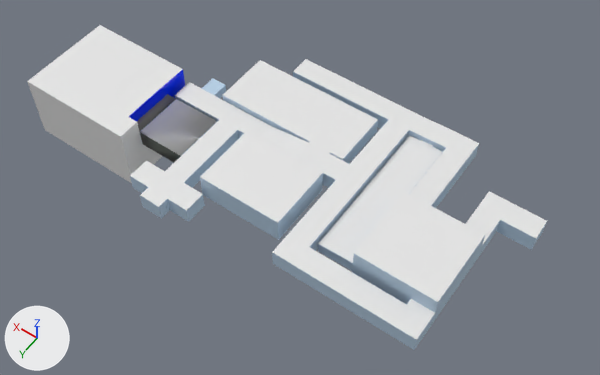
The FBX model Assets/Meshes/LVL1.0/LVL1.0.fbx, before and after one commit.
One viewpoint serves both versions: a 50 mm lens placed at (-72.6, 72.8, 108.2), pointed at (-21.9, 1.8, -3.4). Lighting does not change. The marker at lower left points along +X, +Y and +Z. Where no turn or scale is listed for an object, it has been applied to the vertices. Vertices at the same position are counted once.

Script lines for the objects in view, before the commit:
```python
me_cube = bpy.data.meshes.new('Cube')
me_cube.from_pydata(...)  # 300 vertices, 285 faces; spans x -60.0..26.2, y -18.2..22.0, z -7.0..7.1
me_cube.materials.append(mat_hallwaywalls)  # blue #bad2e7
me_cube.materials.append(mat_hallwayfloor)  # white #e7e7e7
me_cube.materials.append(mat_observationfloor)  # white #e7e7e7
me_cube.materials.append(mat_observationwalls)  # dark grey #4f554d
me_cube.materials.append(mat_observationceiling)  # white #e7e7e7
me_cube.materials.append(mat_hallwaycieling)  # white #e7e7e7
me_cube.materials.append(mat_doorframes)  # white #e7e7e7
me_cube.materials.append(mat_chamberwall1)  # blue #002aff
me_cube.materials.append(mat_chamberwall2)  # grey #707070
me_cube.materials.append(mat_chamberwall3)  # white #e7e7e7
me_cube.materials.append(mat_chamberfloor)  # grey #a3a3a3
me_cube.materials.append(mat_chambercieling)  # white #e7e7e7
# before: 94 (-5.0, 22.0, 3.1) at pixel (139, 195), 95 (-5.0, 22.0, 0.0) at pixel (142, 206), 96 (-9.0, 22.0, 3.1) at pixel (158, 206), 97 (-9.0, 22.0, 0.0) at pixel (161, 218)
ob_cube = bpy.data.objects.new('Cube', me_cube)
ob_cube.location = (0.0, 0.0, 0.0)
```
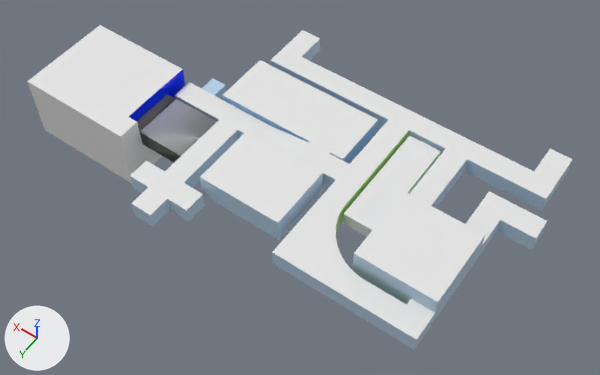
Boxes [x1, y1, x2, y2] around the edits, measured in the pictures (600 x 375 px; the box of a moved part takes in the faces that stretch with it):
'Cube', reshaped
    before: [27, 25, 547, 350]
    after: [27, 25, 573, 350]
part 1 of me_cube, moved or reshaped
    before: [140, 187, 170, 219]
    after: [131, 187, 170, 226]
part 2 of me_cube, built on
    before: [272, 59, 479, 335]
    after: [270, 30, 573, 335]
part 3 of me_cube, recoloured
    both: [223, 96, 378, 164]
part 4 of me_cube, recoloured (blue to green)
    both: [356, 131, 409, 198]

The change, as a diff of the scene's bpy script:
```diff
--- a/Assets/Meshes/LVL1.0/LVL1.0.fbx.py
+++ b/Assets/Meshes/LVL1.0/LVL1.0.fbx.py
@@ mat_rangeceiling @@
+mat_rangeceiling = principled_material('RangeCeiling')
+mat_rangeceiling.base_color = (0.8, 0.8, 0.8)  # white #e7e7e7
@@ mat_labwall @@
+mat_labwall = principled_material('LabWall')
+mat_labwall.base_color = (0.257, 0.485, 0.8)  # blue #8bb9e7
@@ mat_rangewallaccent @@
+mat_rangewallaccent = principled_material('RangeWallAccent')
+mat_rangewallaccent.base_color = (0.402, 0.799, 0.209)  # green #aae77e
@@ mat_rangefloor @@
+mat_rangefloor = principled_material('RangeFloor')
+mat_rangefloor.base_color = (0.8, 0.8, 0.8)  # white #e7e7e7
@@ mat_curvewall @@
+mat_curvewall = principled_material('CurveWall')
+mat_curvewall.base_color = (0.402, 0.799, 0.209)  # green #aae77e
@@ mat_rangewall @@
+mat_rangewall = principled_material('RangeWall')
+mat_rangewall.base_color = (0.8, 0.8, 0.8)  # white #e7e7e7
@@ me_cube @@
 # used by ob_cube; location = (0.0, 0.0, 0.0)
 # verts and faces of me_cube; kept vertices keep their numbers, new ones are numbered from 300
-me_cube.from_pydata(...)  # 300 vertices, 285 faces; spans x -60.0..26.2, y -18.2..22.0, z -7.0..7.1
+me_cube.from_pydata(...)  # 364 vertices, 358 faces; spans x -60.0..26.2, y -24.0..24.0, z -7.0..7.1
+# me_cube part 1
+for i in [*range(94, 98)]: verts[i] += (0.0, 2.0, 0.0)
+# me_cube part 2
+# 22 vertices are removed from x -44.0..-9.0, y -18.2..15.0, z 1.0..4.1
+# 35 faces are deleted
+# 4 vertices in x -40.0, y -18.2..-14.2, z 1.0..4.1 move by (0.0, 0.2, 0.0)
+# 4 vertices in x -37.7, y -18.1..-14.1, z 1.0..4.1 move by (0.2, 0.1, 0.0)
+# 4 vertices in x -35.3, y -18.1..-14.1, z 1.0..4.1 move by (-0.2, 0.1, 0.0)
+# 6 vertices move from x -37.7..-35.3, y -14.1..-13.9, z 1.0..3.1 to x -37.5..-35.5, y -14.0..-13.5, z 1.0..3.0
+# 54 vertices are added at x -58.0..-4.0, y -24.0..19.0, z 1.0..4.1
+# 6 new vertices lie (0.0, -6.0, 0.0) away from vertices in x -58.0..-29.0, y -18.0..15.0, z 1.0..4.1
+# 18 new vertices lie (0.0, 0.0, 3.1) away from vertices in x -42.5..-33.0, y 5.5..19.0, z 1.0
+# 10 new vertices lie (0.0, 20.0, 0.0) away from vertices in x -39.5..-33.5, y -13.9..-13.5, z 1.0..3.5
+# 27 new faces join them, mat_hallwayfloor (white #e7e7e7)
+# 20 new faces join them, mat_hallwaywalls (blue #bad2e7)
+# 18 new faces join them, mat_curvewall (green #aae77e)
+# 27 new faces join them, mat_hallwaycieling (white #e7e7e7)
+# 5 new faces join them, mat_rangewall (white #e7e7e7)
+# 5 new faces join them, mat_rangewallaccent (green #aae77e)
+# 3 new faces join them, mat_rangefloor (white #e7e7e7)
+# 3 new faces join them, mat_rangeceiling (white #e7e7e7)
+# me_cube part 3: 12 faces spanning x -27.5..-2.4, y -13.0..-2.2, z 0.0..4.1 switch from mat_hallwaywalls (blue #bad2e7) to mat_labwall (blue #8bb9e7)
+# me_cube part 4: 3 faces spanning x -50.0..-33.0, y -14.0..15.0, z 1.0..4.1 switch from mat_hallwaywalls (blue #bad2e7) to mat_curvewall (green #aae77e)
 me_cube.materials.append(mat_hallwayfloor)
@@ me_cube @@
 me_cube.materials.append(mat_chambercieling)
+me_cube.materials.append(mat_rangefloor)  # white #e7e7e7
+me_cube.materials.append(mat_rangeceiling)  # white #e7e7e7
+me_cube.materials.append(mat_rangewall)  # white #e7e7e7
+me_cube.materials.append(mat_rangewallaccent)  # green #aae77e
```
